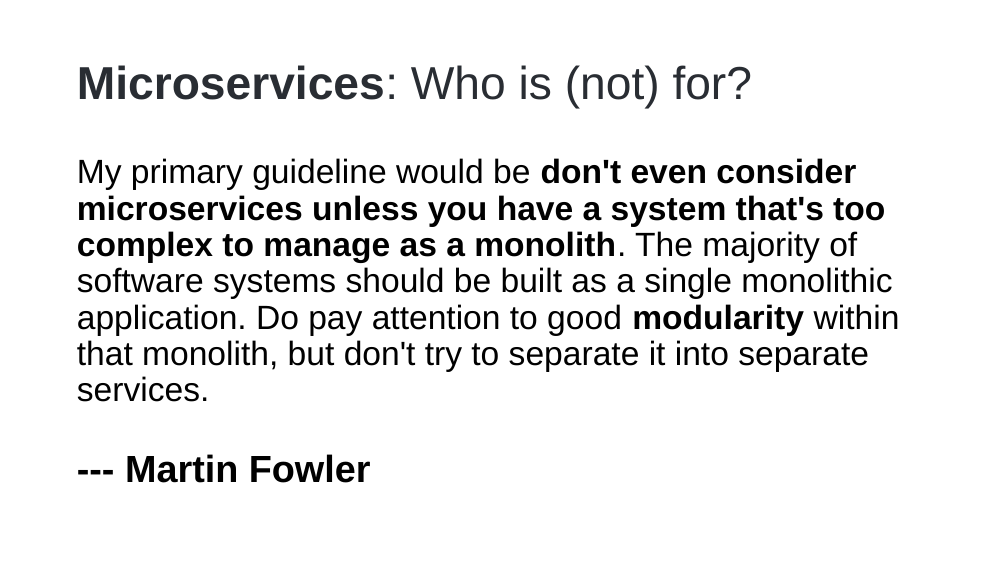
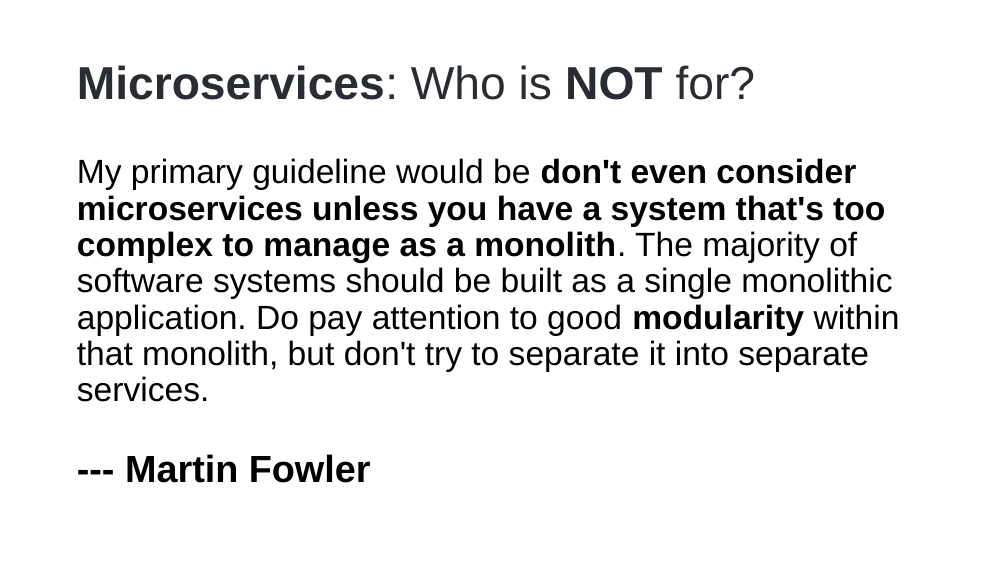
Before and after one commit to hikalkan/presentations, a slide deck: slide 6 of 2024-05-09 Designing Monolith First for Microservice Architecture/Monolith First Presentation.pptx. Drawn at 1008x567 pixels with LibreOffice and Linux fonts; fonts in the diff are those of the drawing; background and template pictures are left out. Boxes give left, top, right and bottom in pixels: in the first picture for what was removed or moved away, otherwise in the second. Text is boxed around its words. In the diff, an @@ line names an element or a change of style, - is before the commit and + after.

```diff
--- a/2024-05-09 Designing Monolith First for Microservice Architecture/Monolith First Presentation.pptx
+++ b/2024-05-09 Designing Monolith First for Microservice Architecture/Monolith First Presentation.pptx
@@ title at box(77, 65, 756, 100): text changed; bold on @@
-Microservices: Who is (not) for?
+Microservices: Who is NOT for?
```
Also in this commit, not shown: 1 other slide changed.
